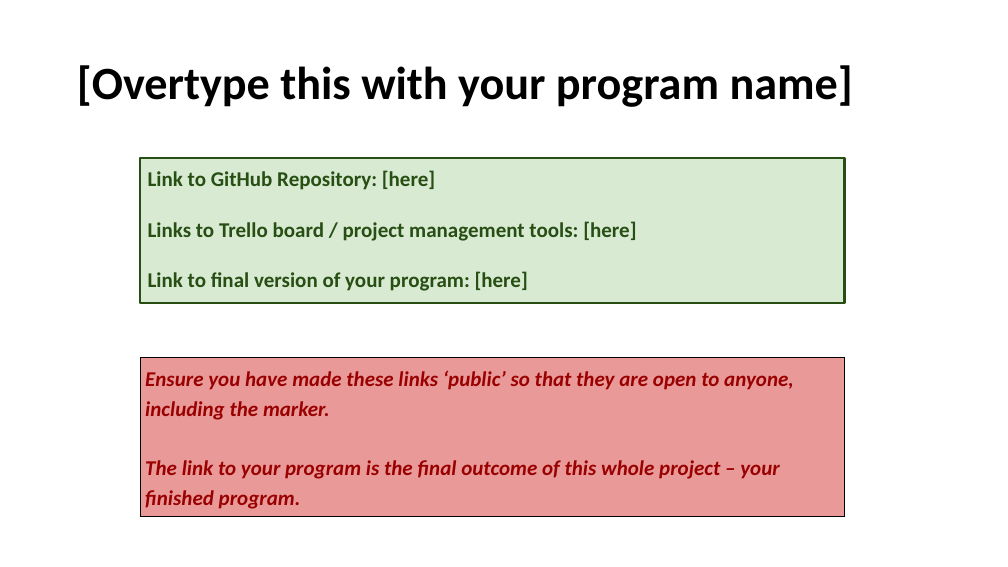
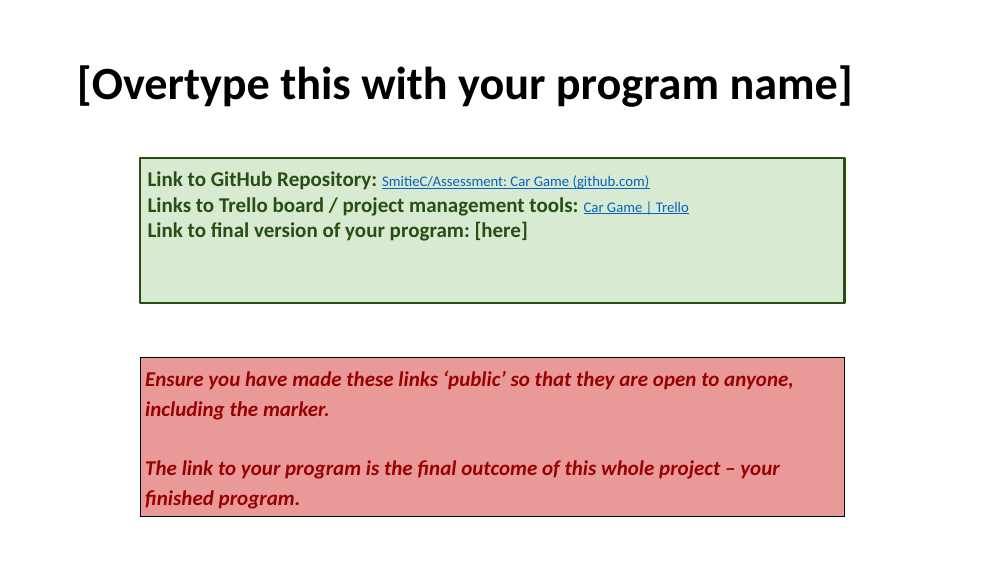
Before and after one commit to SmitieC/Assessment, a slide deck: slide 2 of 3.7 and 3.8 Documentation Template (1).pptx. Drawn at 1008x567 pixels with LibreOffice and Linux fonts; fonts in the diff are those of the drawing. Boxes give left, top, right and bottom in pixels: in the first picture for what was removed or moved away, otherwise in the second. Text is boxed around its words. In the diff, an @@ line names an element or a change of style, - is before the commit and + after.

Commit message:
Component 2 v4

```diff
--- a/3.7 and 3.8 Documentation Template (1).pptx
+++ b/3.7 and 3.8 Documentation Template (1).pptx
@@ text in rectangle at [148, 171, 689, 216]: text changed @@
-Link to GitHub Repository: [here]
-Links to Trello board / project management tools: [here]
+Link to GitHub Repository: SmitieC/Assessment: Car Game (github.com)
+Links to Trello board / project management tools: Car Game | Trello
```
